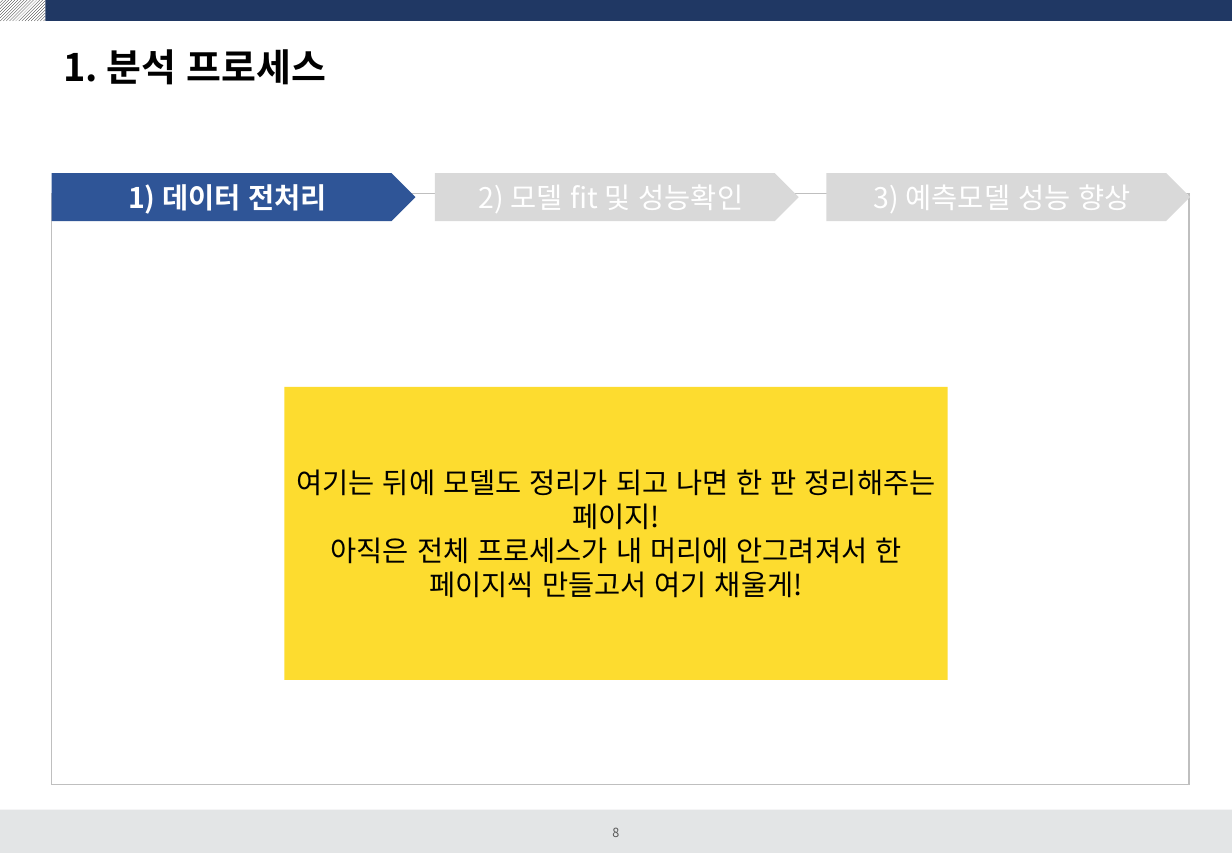
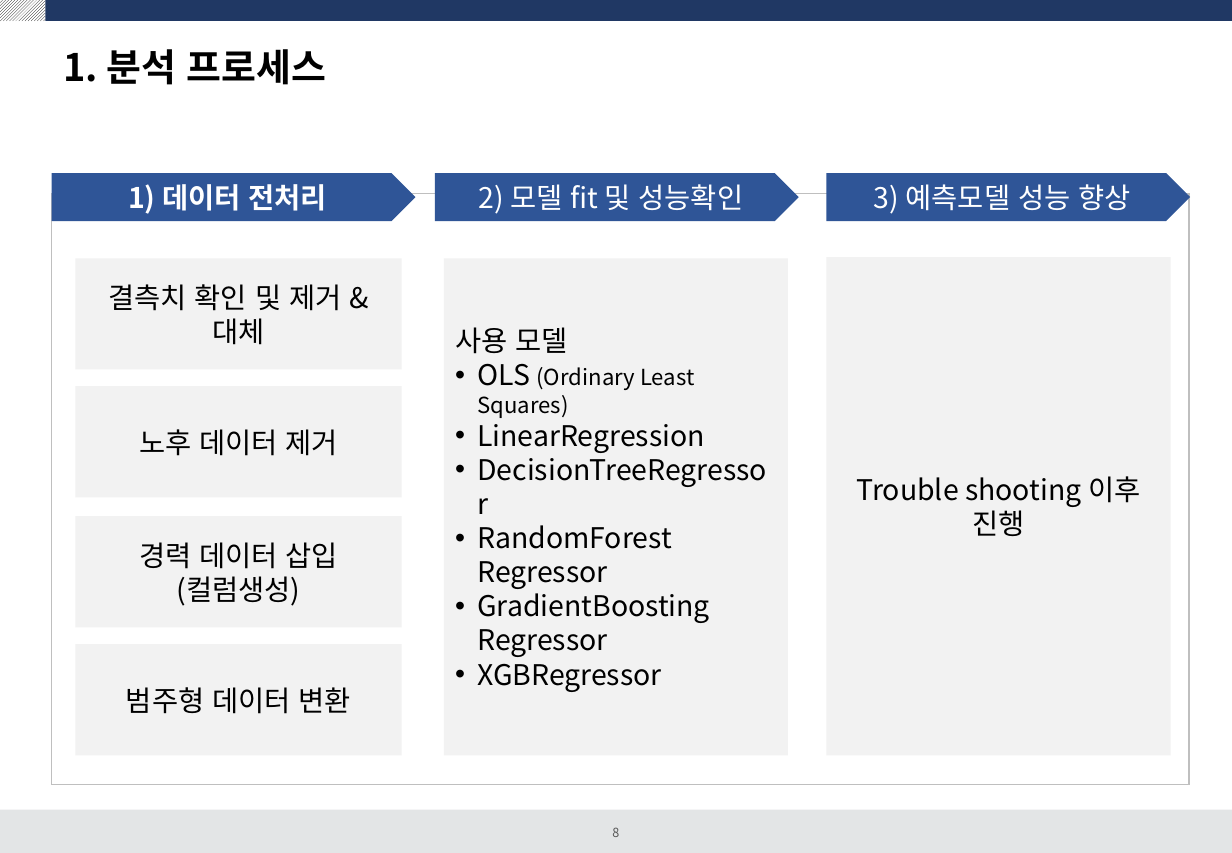
Before and after one commit to dss-14th/Regression_3_project, a slide deck: slide 8 of 여성임금 예측프로젝트.pptx. Drawn at 1232x853 pixels with LibreOffice and Linux fonts; fonts in the diff are those of the drawing. Boxes give left, top, right and bottom in pixels: in the first picture for what was removed or moved away, otherwise in the second. Text is boxed around its words. In the diff, an @@ line names an element or a change of style, - is before the commit and + after.

```diff
--- a/여성임금 예측프로젝트.pptx
+++ b/여성임금 예측프로젝트.pptx
@@ pentagon arrow "2) 모델 fit 및 성능확인" at (x1=435, y1=173, x2=799, y2=221): fill #D9D9D9 to #2F5597 @@
@@ pentagon arrow "3) 예측모델 성능 향상" at (x1=827, y1=173, x2=1191, y2=221): fill #D9D9D9 to #2F5597 @@
@@ rectangle added at (x1=75, y1=258, x2=402, y2=370), fill #F2F2F2, 18 pt, text #000000 @@
+결측치 확인 및 제거 & 대체
@@ rectangle added at (x1=444, y1=258, x2=788, y2=755), fill #F2F2F2, 18 pt, text #000000 @@
+사용 모델
+• OLS (Ordinary Least Squares)
+• LinearRegression
+• DecisionTreeRegressor
+• RandomForest
+  Regressor
+• GradientBoosting
+  Regressor
+• XGBRegressor
@@ rectangle added at (x1=827, y1=257, x2=1172, y2=755), fill #F2F2F2, 18 pt, text #000000 @@
+Trouble shooting 이후 진행
@@ rectangle added at (x1=75, y1=387, x2=402, y2=498), fill #F2F2F2, 18 pt, text #000000 @@
+노후 데이터 제거
@@ rectangle removed at (x1=284, y1=387, x2=948, y2=679) @@
-여기는 뒤에 모델도 정리가 되고 나면 한 판 정리해주는 페이지!
-아직은 전체 프로세스가 내 머리에 안그려져서 한 페이지씩 만들고서 여기 채울게!
@@ rectangle added at (x1=75, y1=516, x2=402, y2=628), fill #F2F2F2, 18 pt, text #000000 @@
+경력 데이터 삽입 (컬럼생성)
@@ rectangle added at (x1=75, y1=644, x2=402, y2=755), fill #F2F2F2, 18 pt, text #000000 @@
+범주형 데이터 변환
```
Also in this commit, not shown: 4 other slides changed, 4 slides added, 1 slide removed, 4 other files.
